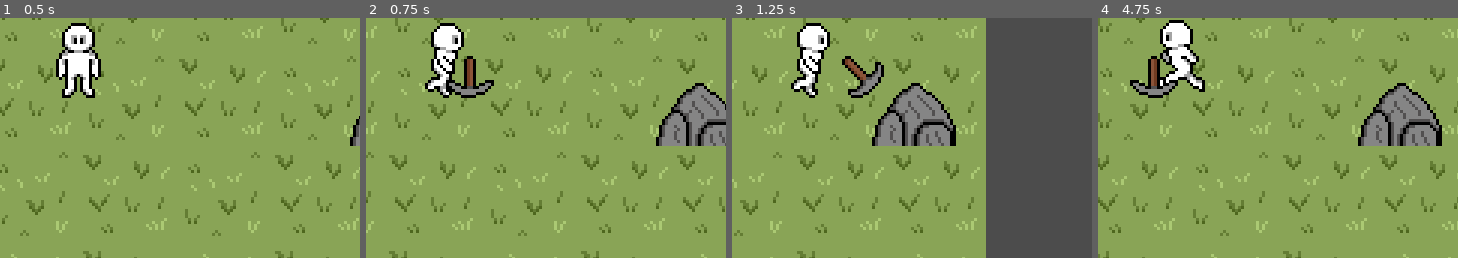
Above: before the commit, frames 1-4 (left to right).
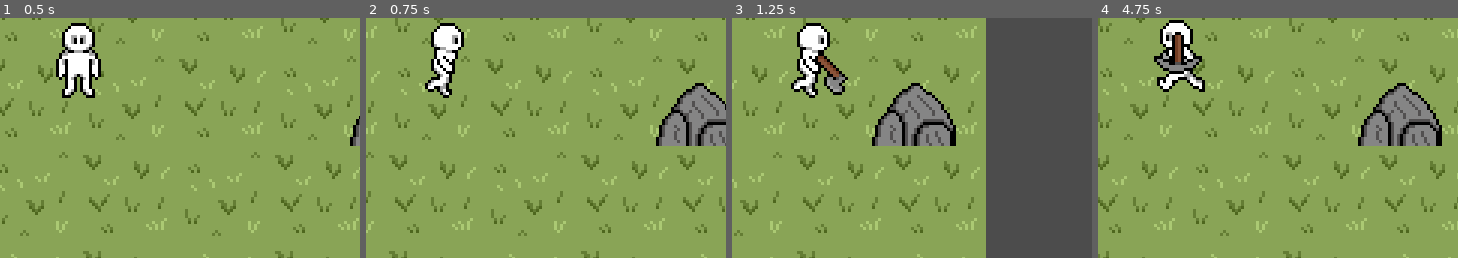
Above: after the commit, the same moments.

Repository: Plains-1727/Goatman
Game: Godot game, scene res://src/scenes/main/Main.tscn
Same seed, same stepped clock (60 frames per second), same inputs: the game is played once before the commit and once after it.
Inputs:
- Up to frame 1 (0.5 s): no input
- Up to frame 2 (0.75 s): tap Enter (ui_accept) at 0.5 s; hold Right (ui_right) from 0.53 s (still down); tap 1 (ui_1, bound only after the commit) at 0.6 s
- Up to frame 3 (1.25 s): keep holding Right (ui_right); tap Enter (ui_accept) at 0.77, 1.07 s; tap 2 (ui_2, bound only after the commit) at 0.8 s
- Up to frame 4 (4.75 s): release Right (ui_right) at 1.28 s; hold Down (ui_down) 1.28-2.03 s; tap 2 (ui_2, bound only after the commit) at 1.35, 3.05, 3.6 s; tap Enter (ui_accept) at 1.52, 1.55, 1.82, 2.1, 3.02, 3.32, 3.77, 3.8, 4.07, 4.52 s; hold Right (ui_right) 2.03-2.78 s; tap 1 (ui_1, bound only after the commit) at 2.3, 2.85, 4.35 s; hold Up (ui_up) 2.78-3.53 s; hold Left (ui_left) from 3.53 s (still down)
The pictures show only the part of the screen within x 39-89%, y 43-93%; the shares and areas given below are measured in that part.

Frame 1 is identical in both runs. In frame 2, 1.0% of the frame differs, in the area x 22-36%, y 15-34%; in frame 3, 1.7%; in frame 4, 1.8%, in the area x 8-29%, y 5-34%.

Commit message:
Switching tools

Diff:
--- a/project.godot
+++ b/project.godot
@@ -64,6 +64,16 @@
 "events": [ Object(InputEventKey,"resource_local_to_scene":false,"resource_name":"","device":0,"alt":false,"shift":false,"control":false,"meta":false,"command":false,"pressed":false,"scancode":73,"unicode":0,"echo":false,"script":null)
  ]
 }
+ui_1={
+"deadzone": 0.5,
+"events": [ Object(InputEventKey,"resource_local_to_scene":false,"resource_name":"","device":0,"alt":false,"shift":false,"control":false,"meta":false,"command":false,"pressed":false,"scancode":49,"unicode":0,"echo":false,"script":null)
+ ]
+}
+ui_2={
+"deadzone": 0.5,
+"events": [ Object(InputEventKey,"resource_local_to_scene":false,"resource_name":"","device":0,"alt":false,"shift":false,"control":false,"meta":false,"command":false,"pressed":false,"scancode":50,"unicode":0,"echo":false,"script":null)
+ ]
+}
 
 [layer_names]
 
--- a/src/characters/hero/Hero.tscn
+++ b/src/characters/hero/Hero.tscn
@@ -1,8 +1,9 @@
-[gd_scene load_steps=26 format=2]
+[gd_scene load_steps=27 format=2]
 
 [ext_resource path="res://res/characters/hero/hero_sheet.png" type="Texture" id=1]
 [ext_resource path="res://src/characters/hero/PlayerController.gd" type="Script" id=2]
-[ext_resource path="res://src/tools/Pickaxe.tscn" type="PackedScene" id=3]
+[ext_resource path="res://src/tools/Axe.tscn" type="PackedScene" id=3]
+[ext_resource path="res://src/tools/Pickaxe.tscn" type="PackedScene" id=4]
 
 [sub_resource type="RectangleShape2D" id=1]
 extents = Vector2( 10, 8 )
@@ -147,7 +148,8 @@
 speed_scale = 1.5
 playing = true
 
-[node name="Tool" type="Node2D" parent="."]
-position = Vector2( 8, 0 )
+[node name="Tools" type="Node2D" parent="."]
 
-[node name="Pickaxe" parent="Tool" instance=ExtResource( 3 )]
+[node name="Pickaxe" parent="Tools" instance=ExtResource( 4 )]
+
+[node name="Axe" parent="Tools" instance=ExtResource( 3 )]
--- a/src/characters/hero/PlayerController.gd
+++ b/src/characters/hero/PlayerController.gd
@@ -5,6 +5,7 @@
 var velocity : Vector2 = Vector2()
 var can_move : bool = true
 
+var tools : Array
 var equipped_tool : Tool
 
 onready var directions : Dictionary = {
@@ -18,7 +19,7 @@
 
 
 func _ready():
-	get_equipped_tool()
+	tools = get_tools()
 
 
 func _physics_process(_delta):
@@ -51,11 +52,18 @@
 
 
 	if Input.is_action_just_pressed("ui_accept"):
-		equipped_tool.use()
+		if equipped_tool != null:
+			equipped_tool.use()
+
+	if Input.is_action_just_pressed("ui_1"):
+		equip_tool(tools[0])
+	elif Input.is_action_just_pressed("ui_2"):
+		equip_tool(tools[1])
 
 
 	if prev_dir != look_dir:
-		flip_tool(look_dir)
+		if equipped_tool != null:
+			flip_tool(look_dir)
 
 
 	if can_move:
@@ -64,14 +72,21 @@
 	play_animation(is_moving, look_dir)
 
 
-func get_equipped_tool() -> void:
-	equipped_tool = $Tool.get_child(0)
+func get_tools() -> Array:
+	var _tools = $Tools.get_children()
+
+	return _tools
+
+
+func equip_tool(_tool : Tool) -> void:
+	equipped_tool = _tool
+
 
 
 func flip_tool(direction : Vector2) -> void:
 	var tool_offset = 8
 
-	$Tool.position = direction * tool_offset
+	equipped_tool.position = direction * tool_offset
 
 	if direction.x < 0:
 		equipped_tool.get_node("AnimatedSprite").flip_h = true
--- a/src/tools/Tool.gd
+++ b/src/tools/Tool.gd
@@ -3,6 +3,8 @@
 class_name Tool
 
 export (int) var damage = 50
+
+var is_active : bool = false
 
 
 func use() -> void:
